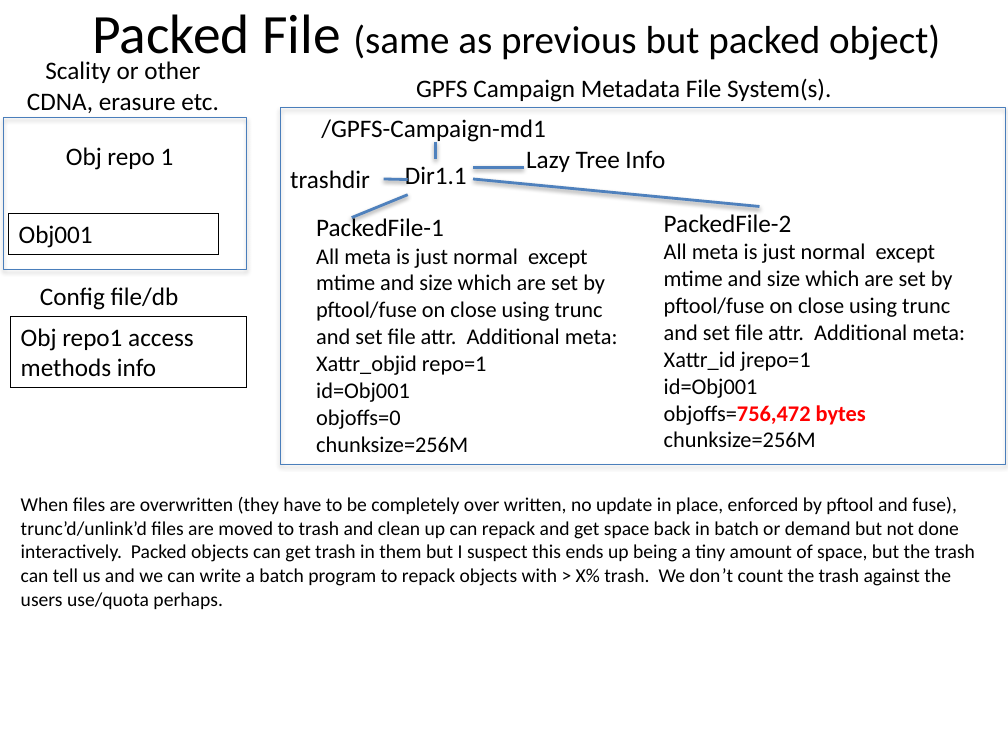
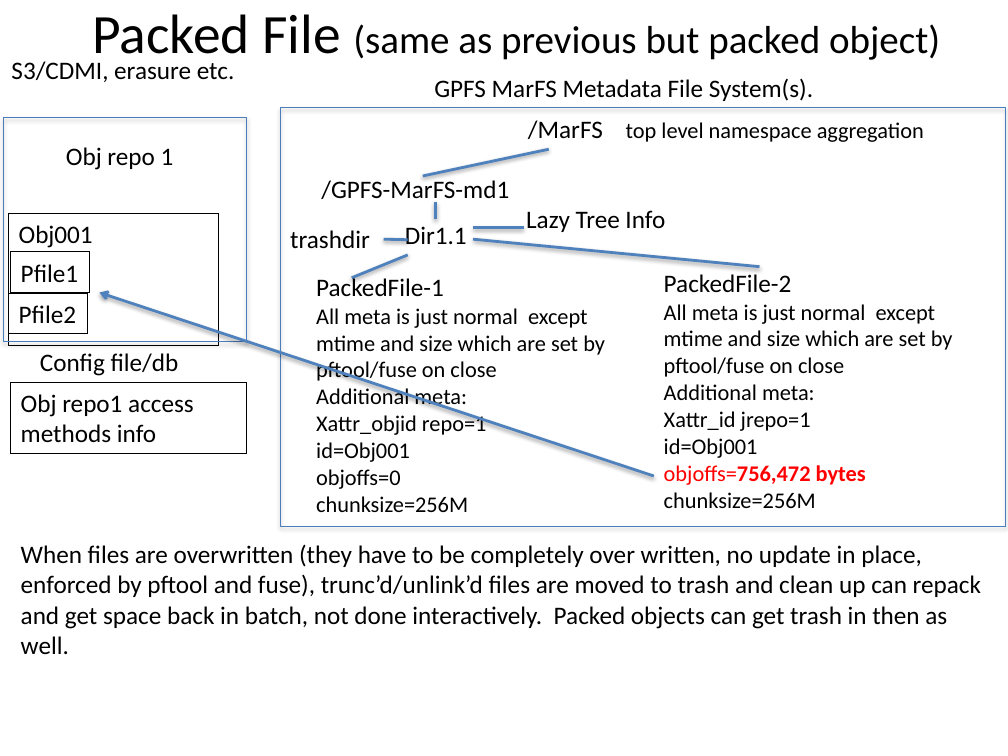
Before and after one commit to mar-file-system/marfs, a slide deck: slide 10 of Documentation/MarFS.pptx (slide 9 before the commit). Drawn at 1008x756 pixels with LibreOffice and Linux fonts; fonts in the diff are those of the drawing. Boxes give left, top, right and bottom in pixels: in the first picture for what was removed or moved away, otherwise in the second. Text is boxed around its words. In the diff, an @@ line names an element or a change of style, - is before the commit and + after.

```diff
--- a/Documentation/MarFS.pptx
+++ b/Documentation/MarFS.pptx
@@ text at (11, 61, 235, 82): text changed @@
-Scality or other CDNA, erasure etc.
+S3/CDMI, erasure etc.
@@ text at (434, 78, 813, 101): text changed @@
-GPFS Campaign Metadata File System(s).
+GPFS MarFS Metadata File System(s).
@@ rectangle: place and size @@
-rectangle at (3, 118, 246, 270)
+rectangle at (3, 118, 246, 342)
@@ rectangle: place and size @@
-rectangle at (280, 108, 1006, 465)
+rectangle at (280, 108, 1006, 526)
@@ line added from (548, 149) to (422, 176), #4F81BD 2 pt @@
@@ text added at (528, 120, 924, 142), 16 pt, text #000000 @@
+/MarFS top level namespace aggregation
@@ text at (321, 177, 509, 204): text changed @@
-/GPFS-Campaign-md1
+/GPFS-MarFS-md1
@@ rectangle "Obj001": place and size @@
-rectangle "Obj001" at (9, 214, 219, 254)
+rectangle "Obj001" at (9, 214, 219, 346)
@@ 5 texts, 5 lines: place and size @@
-5 texts, 5 lines at (290, 141, 965, 452)
+5 texts, 5 lines at (290, 202, 953, 512)
@@ rectangle added at (11, 252, 90, 292), outline #000000 0.75 pt, 18 pt, text #000000 @@
+Pfile1
@@ rectangle added at (9, 293, 88, 334), outline #000000 0.75 pt, 18 pt, text #000000 @@
+Pfile2
@@ arrow added from (654, 476) to (100, 292), #4F81BD 2 pt @@
@@ text at (316, 308, 605, 411): text changed @@
-All meta is just normal except mtime and size which are set by pftool/fuse on close using trunc and set file attr. Additional meta:
+All meta is just normal except mtime and size which are set by pftool/fuse on close
+Additional meta:
@@ text at (664, 304, 953, 400): text changed @@
-All meta is just normal except mtime and size which are set by pftool/fuse on close using trunc and set file attr. Additional meta:
+All meta is just normal except mtime and size which are set by pftool/fuse on close
+Additional meta:
@@ text "Config file/db": place and size @@
-text "Config file/db" at (40, 287, 179, 310)
+text "Config file/db" at (40, 353, 179, 376)
@@ rectangle "Obj repo1 access methods info": place and size @@
-rectangle "Obj repo1 access methods info" at (11, 317, 247, 388)
+rectangle "Obj repo1 access methods info" at (11, 382, 247, 454)
@@ text at (664, 465, 866, 485): text colour #000000 to #FF0000 in "objoffs=756,472" @@
@@ text at (21, 544, 981, 654): text changed; size 14 to 18 pt @@
-When files are overwritten (they have to be completely over written, no update in place, enforced by pftool and fuse), trunc’d/unlink’d files are moved to trash and clean up can repack and get space back in batch or demand but not done interactively. Packed objects can get trash in them but I suspect this ends up being a tiny amount of space, but the trash can tell us and we can write a batch program to repack objects with > X% trash. We don’t count the trash against the users use/quota perhaps.
+When files are overwritten (they have to be completely over written, no update in place, enforced by pftool and fuse), trunc’d/unlink’d files are moved to trash and clean up can repack and get space back in batch, not done interactively. Packed objects can get trash in then as well.
```
Also in this commit, not shown: 12 other slides changed, 8 slides added, 2 slides removed, 2 other files.
